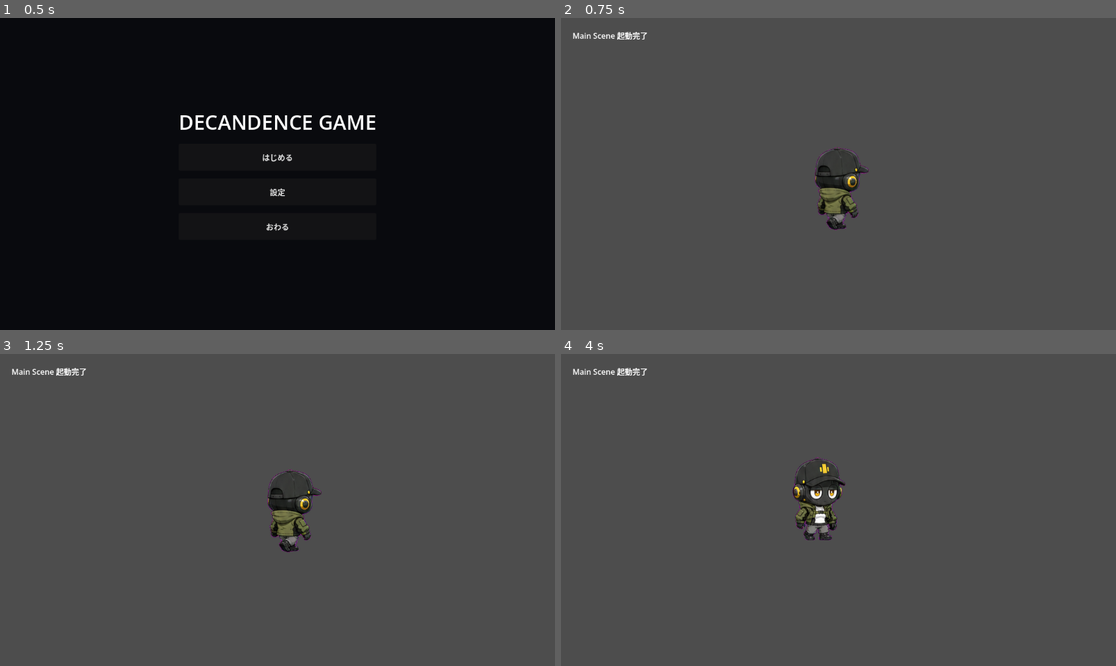
Above: before the commit, frames 1-4 (two rows, left to right).
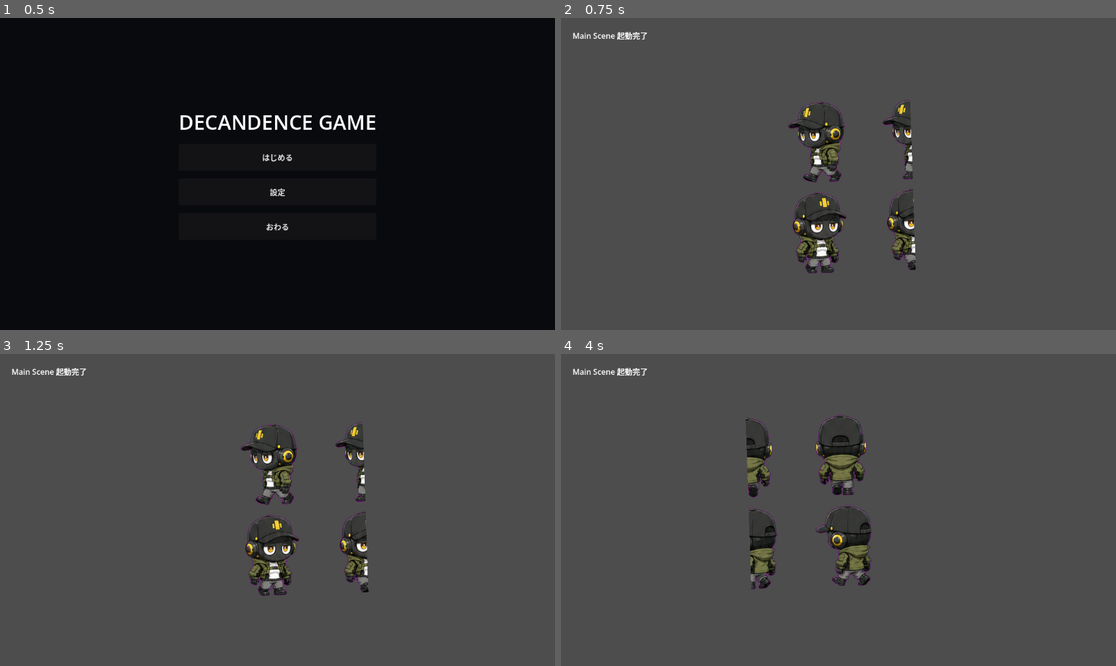
Above: after the commit, the same moments.

Repository: grimoire1089-coder/optimistic
Game: Godot game, scene res://Scenes/Boot/TitleScene.tscn
Two runs of this game, one before a commit and one after it. Both use one fixed random seed, a clock stepped at 60 frames per second and the inputs below.
Inputs:
- Up to frame 1 (0.5 s): no input
- Up to frame 2 (0.75 s): click "はじめる" at 0.5 s
- Up to frame 3 (1.25 s): no input
- Up to frame 4 (4 s): no input

Frame 1 is identical in both runs. In frame 2, 4.1% of the frame differs, in the area x 40-64%, y 26-82%; in frame 3, 4.1%; in frame 4, 4.8%, in the area x 33-57%, y 19-76%.

Commit message:
Use standing Robin sheet with bob animation

Diff:
--- a/Scripts/Characters/Robin/Modules/RobinWalkSpriteAnimator.gd
+++ b/Scripts/Characters/Robin/Modules/RobinWalkSpriteAnimator.gd
@@ -3,25 +3,33 @@
 
 @export var sprite_path: NodePath = NodePath("../Sprite2D")
 @export var frames_per_second: float = 6.0
-@export var idle_frame: int = 1
+@export var moving_bob_amount: float = 5.0
+@export var moving_rotation_degrees: float = 2.0
+@export var moving_scale_amount: float = 0.025
 
 var _sprite: Sprite2D
-var _frame_timer: float = 0.0
-var _walk_frame: int = 1
 var _last_direction: Vector2 = Vector2.DOWN
-var _direction_rows: Array[Dictionary] = []
+var _direction_cells: Dictionary = {}
+var _base_position: Vector2 = Vector2.ZERO
+var _base_scale: Vector2 = Vector2.ONE
+var _base_rotation: float = 0.0
+var _motion_time: float = 0.0
 
 
 func setup() -> void:
-	_setup_direction_rows()
+	_setup_direction_cells()
 	_sprite = get_node_or_null(sprite_path) as Sprite2D
 	if _sprite == null:
 		push_warning("RobinWalkSpriteAnimator: Sprite2D が見つかりません。")
 		return
 
-	_sprite.hframes = 3
-	_sprite.vframes = 8
-	_apply_frame(idle_frame, 0)
+	_sprite.hframes = 2
+	_sprite.vframes = 4
+	_base_position = _sprite.position
+	_base_scale = _sprite.scale
+	_base_rotation = _sprite.rotation
+	_apply_direction_frame(Vector2.DOWN)
+	_reset_motion_offsets()
 
 
 func update_animation(move_velocity: Vector2, fallback_direction: Vector2, delta: float) -> void:
@@ -30,62 +38,105 @@
 
 	var is_moving := move_velocity.length_squared() > 1.0
 	var direction := fallback_direction
+
 	if is_moving:
 		direction = move_velocity.normalized()
 		_last_direction = direction
-	elif direction.length_squared() <= 0.001:
+	elif direction.length_squared() > 0.001:
+		direction = direction.normalized()
+		_last_direction = direction
+	else:
 		direction = _last_direction
 
-	var row := _direction_to_row(direction)
+	_apply_direction_frame(direction)
 
 	if not is_moving:
-		_apply_frame(idle_frame, row)
+		_motion_time = 0.0
+		_reset_motion_offsets()
 		return
 
-	_frame_timer += delta
-	var frame_duration: float = 1.0 / maxf(frames_per_second, 0.1)
-	if _frame_timer >= frame_duration:
-		_frame_timer = 0.0
-		_walk_frame = (_walk_frame + 1) % 3
-
-	_apply_frame(_walk_frame, row)
+	_motion_time += delta * maxf(frames_per_second, 0.1)
+	_apply_motion_offsets(direction)
 
 
-func _setup_direction_rows() -> void:
-	if not _direction_rows.is_empty():
-		return
-
-	_direction_rows = [
-		{"direction": Vector2.DOWN, "row": 0},
-		{"direction": Vector2(1.0, 1.0).normalized(), "row": 1},
-		{"direction": Vector2.RIGHT, "row": 2},
-		{"direction": Vector2(1.0, -1.0).normalized(), "row": 3},
-		{"direction": Vector2.UP, "row": 4},
-		{"direction": Vector2(-1.0, -1.0).normalized(), "row": 5},
-		{"direction": Vector2.LEFT, "row": 6},
-		{"direction": Vector2(-1.0, 1.0).normalized(), "row": 7},
-	]
+func _setup_direction_cells() -> void:
+	_direction_cells = {
+		"down": Vector2i(0, 0),
+		"up": Vector2i(1, 0),
+		"right": Vector2i(0, 1),
+		"left": Vector2i(1, 1),
+		"down_right": Vector2i(0, 2),
+		"down_left": Vector2i(1, 2),
+		"up_right": Vector2i(0, 3),
+		"up_left": Vector2i(1, 3),
+	}
 
 
-func _apply_frame(frame_index: int, row: int) -> void:
-	_sprite.frame_coords = Vector2i(clampi(frame_index, 0, 2), clampi(row, 0, 7))
+func _apply_direction_frame(direction: Vector2) -> void:
+	var key := _direction_to_key(direction)
+	var coords: Vector2i = _direction_cells.get(key, Vector2i(0, 0))
+	_sprite.frame_coords = coords
 
 
-func _direction_to_row(direction: Vector2) -> int:
-	_setup_direction_rows()
+func _apply_motion_offsets(direction: Vector2) -> void:
+	var bob := sin(_motion_time * TAU) * moving_bob_amount
+	var tilt_sign := 1.0
+	if absf(direction.x) > 0.15:
+		tilt_sign = sign(direction.x)
 
+	var rotation_offset := sin(_motion_time * TAU) * deg_to_rad(moving_rotation_degrees) * tilt_sign
+	var scale_offset := cos(_motion_time * TAU * 2.0) * moving_scale_amount
+
+	_sprite.position = _base_position + Vector2(0.0, bob)
+	_sprite.rotation = _base_rotation + rotation_offset
+	_sprite.scale = Vector2(
+		_base_scale.x * (1.0 - scale_offset),
+		_base_scale.y * (1.0 + scale_offset)
+	)
+
+
+func _reset_motion_offsets() -> void:
+	_sprite.position = _base_position
+	_sprite.rotation = _base_rotation
+	_sprite.scale = _base_scale
+
+
+func _direction_to_key(direction: Vector2) -> String:
 	if direction.length_squared() <= 0.001:
-		direction = Vector2.DOWN
+		return "down"
 
 	var normalized_direction := direction.normalized()
-	var best_row := 0
-	var best_dot: float = -999.0
+	var x := 0
+	var y := 0
 
-	for item in _direction_rows:
-		var row_direction: Vector2 = item["direction"]
-		var dot_value := normalized_direction.dot(row_direction)
-		if dot_value > best_dot:
-			best_dot = dot_value
-			best_row = item["row"]
+	if normalized_direction.x > 0.35:
+		x = 1
+	elif normalized_direction.x < -0.35:
+		x = -1
 
-	return best_row
+	if normalized_direction.y > 0.35:
+		y = 1
+	elif normalized_direction.y < -0.35:
+		y = -1
+
+	if x == 0 and y == 1:
+		return "down"
+	elif x == 0 and y == -1:
+		return "up"
+	elif x == 1 and y == 0:
+		return "right"
+	elif x == -1 and y == 0:
+		return "left"
+	elif x == 1 and y == 1:
+		return "down_right"
+	elif x == -1 and y == 1:
+		return "down_left"
+	elif x == 1 and y == -1:
+		return "up_right"
+	elif x == -1 and y == -1:
+		return "up_left"
+
+	if absf(normalized_direction.y) >= absf(normalized_direction.x):
+		return "down" if normalized_direction.y >= 0.0 else "up"
+
+	return "right" if normalized_direction.x >= 0.0 else "left"
